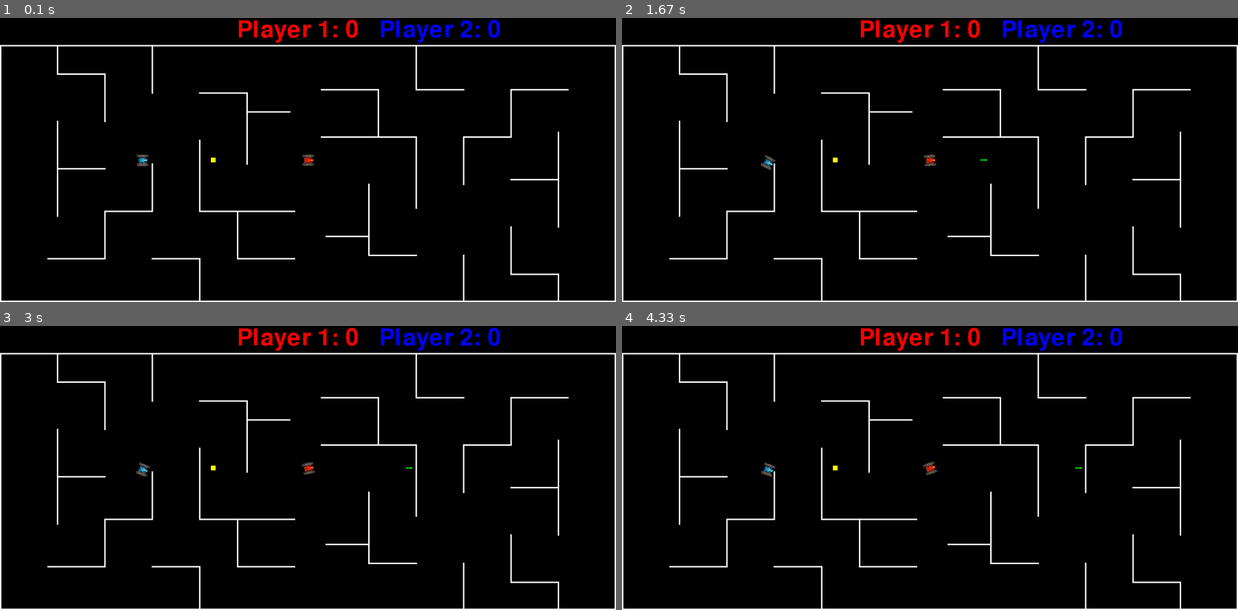
Above: before the commit, frames 1-4 (two rows, left to right).
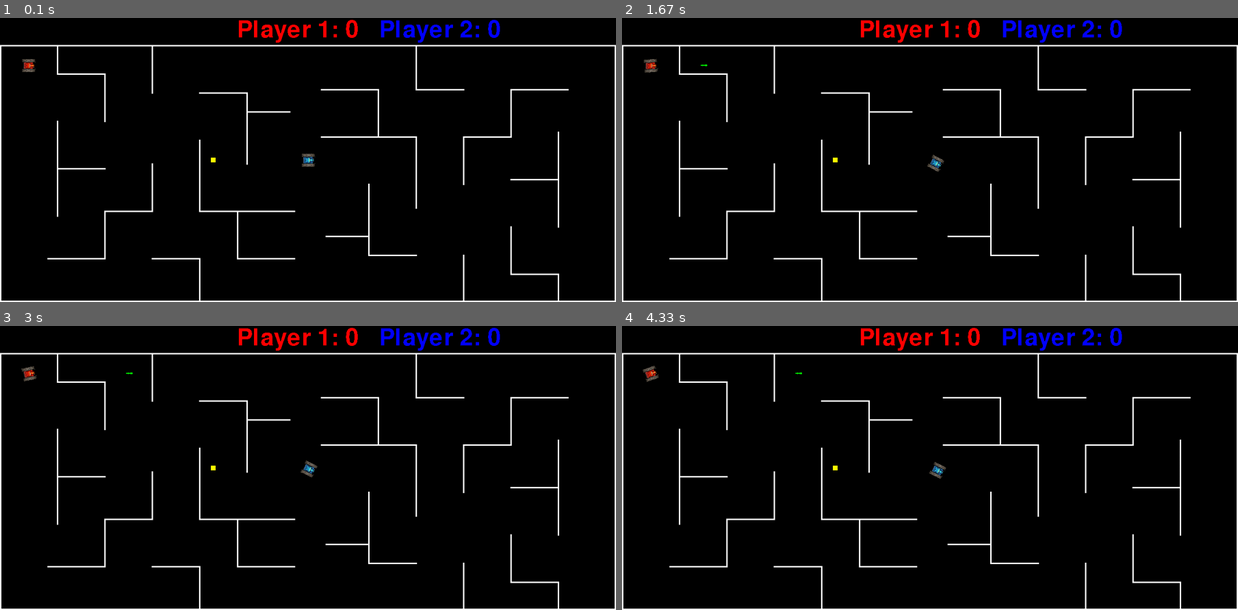
Above: after the commit, the same moments.

Repository: SkullinTheJar/ExamProgram
Game: pygame game, started from main testing.py
Two runs of this game, one before a commit and one after it. Both use one fixed random seed, a clock stepped at 60 frames per second and the inputs below.
Inputs:
- Up to frame 1 (0.1 s): no input
- Up to frame 2 (1.67 s): hold Q 0.33-0.8 s; hold Right 0.33-0.8 s; hold Right 0.83-1.3 s; tap F at 0.9, 1.2, 1.4 s; tap T at 0.98 s; hold Up 1.33-1.63 s; tap G at 1.48 s
- Up to frame 3 (3 s): hold Right 1.67-2.13 s; tap F at 1.73, 2.03, 2.23, 2.53, 2.8 s; hold Left 2.17-2.7 s; tap T at 2.32 s; hold Down from 2.73 s (still down); tap G at 2.88 s
- Up to frame 4 (4.33 s): release Down at 3.03 s; hold Left 3.07-3.47 s; tap F at 3.13, 3.43, 3.57, 3.97, 4.27 s; hold Up 3.5-3.87 s; tap T at 3.65 s; hold Right from 3.9 s (still down); tap G at 4.05 s

The runs differ from the first frame. In frame 1, 0.2% of the frame differs, in the area x 3-52%, y 14-53%; in frame 2, 0.3%; in frame 3, 0.3%; in frame 4, 0.3%, in the area x 3-75%, y 13-54%.

Commit message:
Co-authored-by: AslakDHTX <AslakAttack@gmail.com>

Diff:
--- a/main testing.py
+++ b/main testing.py
@@ -204,16 +204,19 @@
 
 class Game:
     def __init__(self, size, laserLength = 10, cooldown = 500):
+        self.laserSound = pygame.mixer.Sound('C:/Users/andre/OneDrive - AARHUS TECH/Programmering/ExamProgram/LaserShotSound.mp3')
+        self.laserBounceSound = pygame.mixer.Sound('C:/Users/andre/OneDrive - AARHUS TECH/Programmering/ExamProgram/LaserBounceSound.mp3')
+        self.explosionSound = pygame.mixer.Sound('C:/Users/andre/OneDrive - AARHUS TECH/Programmering/ExamProgram/LaserBOOM.mp3')
         self.size = size
         self.laserLength = laserLength
         self.cooldown = cooldown
         self.screen = pygame.display.set_mode(size)
         self.player1StartPos = 60, 100
         self.player2StartPos = 650, 300
-        #self.player1 = Player(1, self.player1StartPos, 0.75, 0.5, 'C:/Users/andre/OneDrive - AARHUS TECH/Programmering/ExamProgram/red tank.png')
-        #self.player2 = Player(2, self.player2StartPos, 0.75, 0.5, 'C:/Users/andre/OneDrive - AARHUS TECH/Programmering/ExamProgram/blue tank.png')
-        self.player1 = Player(1, (650, 300), 0.5, 0.5, 'C:/Users/WaffleFlower/Desktop/Skole/Programmering/ExamProgram/red_tank_exp_v2.png')
-        self.player2 = Player(2, (300, 300), 0.5, 0.5, 'C:/Users/WaffleFlower/Desktop/Skole/Programmering/ExamProgram/blue_tank_exp.png')
+        self.player1 = Player(1, self.player1StartPos, 0.75, 0.5, 'C:/Users/andre/OneDrive - AARHUS TECH/Programmering/ExamProgram/red tank.png')
+        self.player2 = Player(2, self.player2StartPos, 0.75, 0.5, 'C:/Users/andre/OneDrive - AARHUS TECH/Programmering/ExamProgram/blue tank.png')
+        #self.player1 = Player(1, (650, 300), 0.5, 0.5, 'C:/Users/WaffleFlower/Desktop/Skole/Programmering/ExamProgram/red_tank_exp_v2.png')
+        #self.player2 = Player(2, (300, 300), 0.5, 0.5, 'C:/Users/WaffleFlower/Desktop/Skole/Programmering/ExamProgram/blue_tank_exp.png')
         self.players = pygame.sprite.Group(self.player1, self.player2)
         self.lasers = pygame.sprite.Group()
         self.upgrades = pygame.sprite.Group(Upgrade((255, 255, 0), (450, 300)))
@@ -264,6 +267,7 @@
             if keys[pygame.K_q]:
                 #coords, radius, color, screen, length, speed, angle
                 self.lasers.add(LeadProj(updateCoords(20, self.player1.angle, self.player1.coords), 2, (0, 255, 0), self.screen, self.laserLength, 1.25, self.player1.angle,))
+                self.laserSound.play()
                 #self.rects.append(self.laserGroups[-1].sprites()[0].rect)
                 self.lastShot = pygame.time.get_ticks()
             if keys[pygame.K_m]:
@@ -290,11 +294,13 @@
                             sprite.wallCollide()
                         if resultType == 'laser-wall':
                             sprite.wallCollide(collisions[sprite])
+                            self.laserBounceSound.play()
                         if resultType == 'laser-player':
                             if collisions[sprite][0] == self.player1:
                                 self.p2score += 1
                             if collisions[sprite][0] == self.player2:
                                 self.p1score += 1
+                            self.explosionSound.play()
                             sprite.kill()
                             self.reset()
                         if resultType == 'player-player':
Not shown, added: LaserBOOM.mp3
Not shown, added: LaserBounceSound.mp3
Not shown, added: LaserShotSound.mp3
